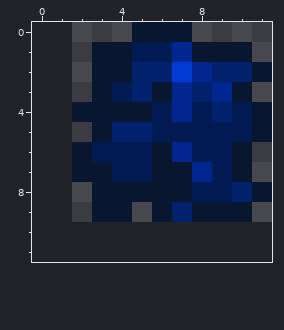
Edited in one commit: pixel-art sprite (Sources/Modules/Myth/TheFirefly/Items/LiveFluorescentLeafWall.png). Above: the version before the commit.
The file is 20x20 pixels, drawn in blocks of 2x2; one block is one cell here. The old version is drawn lined up with the new one, on the new canvas.
Once edited:
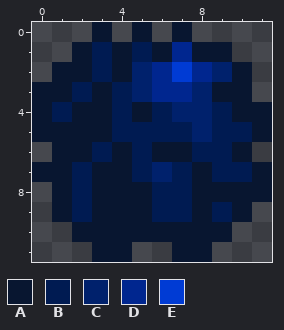
Palette (. is transparent): A #081630  B #001b52  C #00216c  D #00268f  E #003bd4
From old to new:
canvas 10x10 -> 12x12, the old top-left corner now at 2,0
Colour A now appears in row 0 at x 3; in row 1 at x 2; in row 2 at x 1 to 2; in row 3 at x 0 to 1; in row 4 at x 0; in row 5 at x 0 to 2.
Colour A now appears in row 6 at x 1; in row 7 at x 0 to 1 and 11; in row 8 at x 1; in row 9 at x 1 and 5; in row 10 at x 2 to 9; in row 11 at x 3 to 4 and 7 to 8.
The author changed colour B to colour A in row 1 at x 6; in row 4 at x 10; in rows 6 to 7 at x 4; in row 8 at x 8 to 9.
The author changed colour C to colour A in row 2 at x 10; in row 8 at x 10.
The author changed colour D to colour A in row 3 at x 9; in row 6 at x 7; in row 7 at x 8.
Colour B now appears in row 3 at x 2; in row 4 at x 1; in rows 8 to 9 at x 2.
The author changed colour A to colour B in rows 1 to 2 at x 3; in row 4 at x 4; in row 7 at x 2, 7 and 10; in row 8 at x 6 to 7; in row 9 at x 6 and 9.
The author changed colour C to colour B in row 4 at x 9; in row 5 at x 4 to 5; in row 9 at x 7.
The author changed colour A to colour C in row 7 at x 6.
The author changed colour B to colour C in rows 4 to 5 at x 8.
The author changed colour D to colour C in row 4 at x 7.
The author changed colour A to colour D in row 3 at x 6.
The author changed colour C to colour D in row 2 at x 6.
Colour A is gone in row 0 at x 6; in row 1 at x 10; in row 2 at x 11.
Boxes around the changes in both pictures, in picture pixels (x1, y1, x2, y2):
changed: (32, 22, 272, 262)
